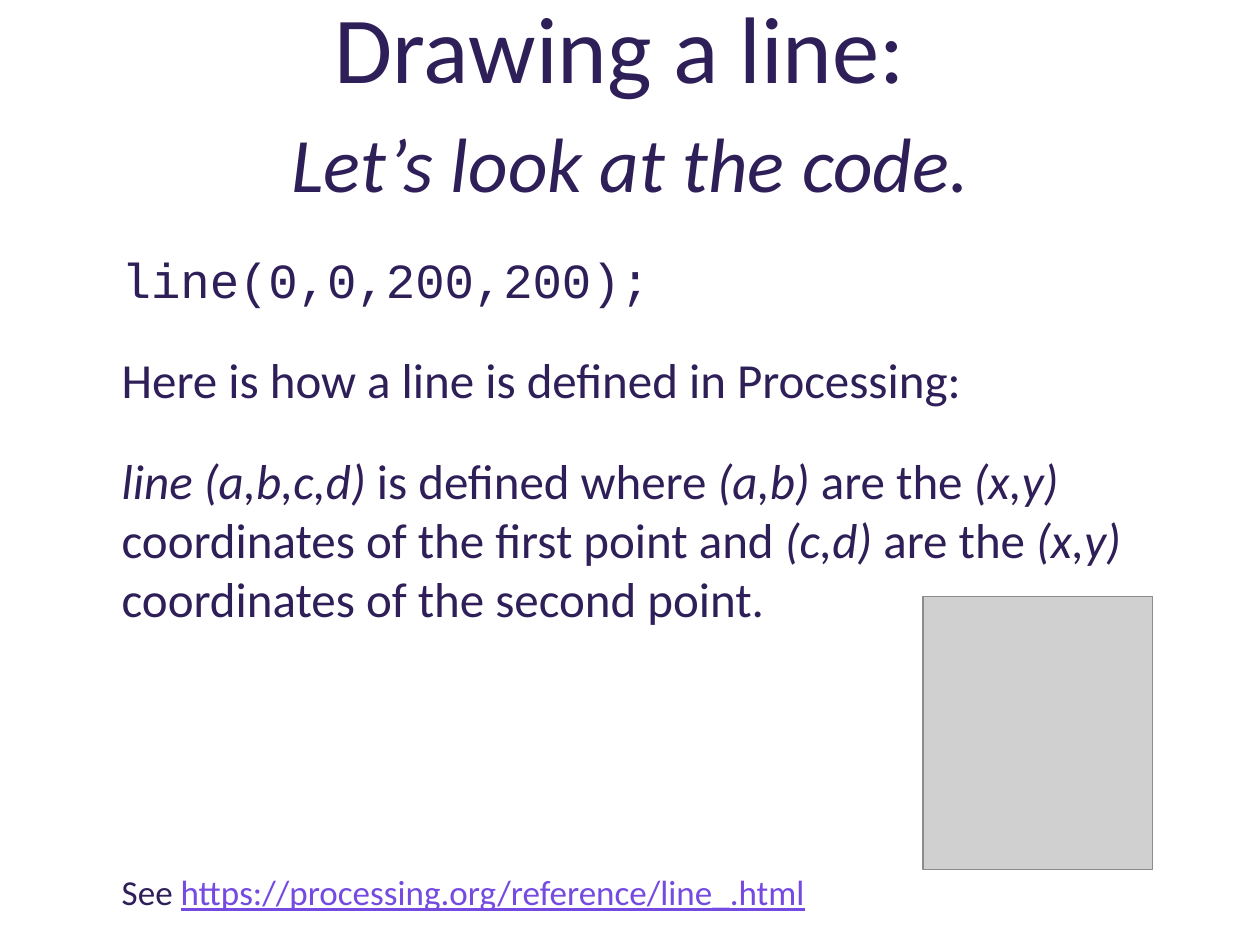
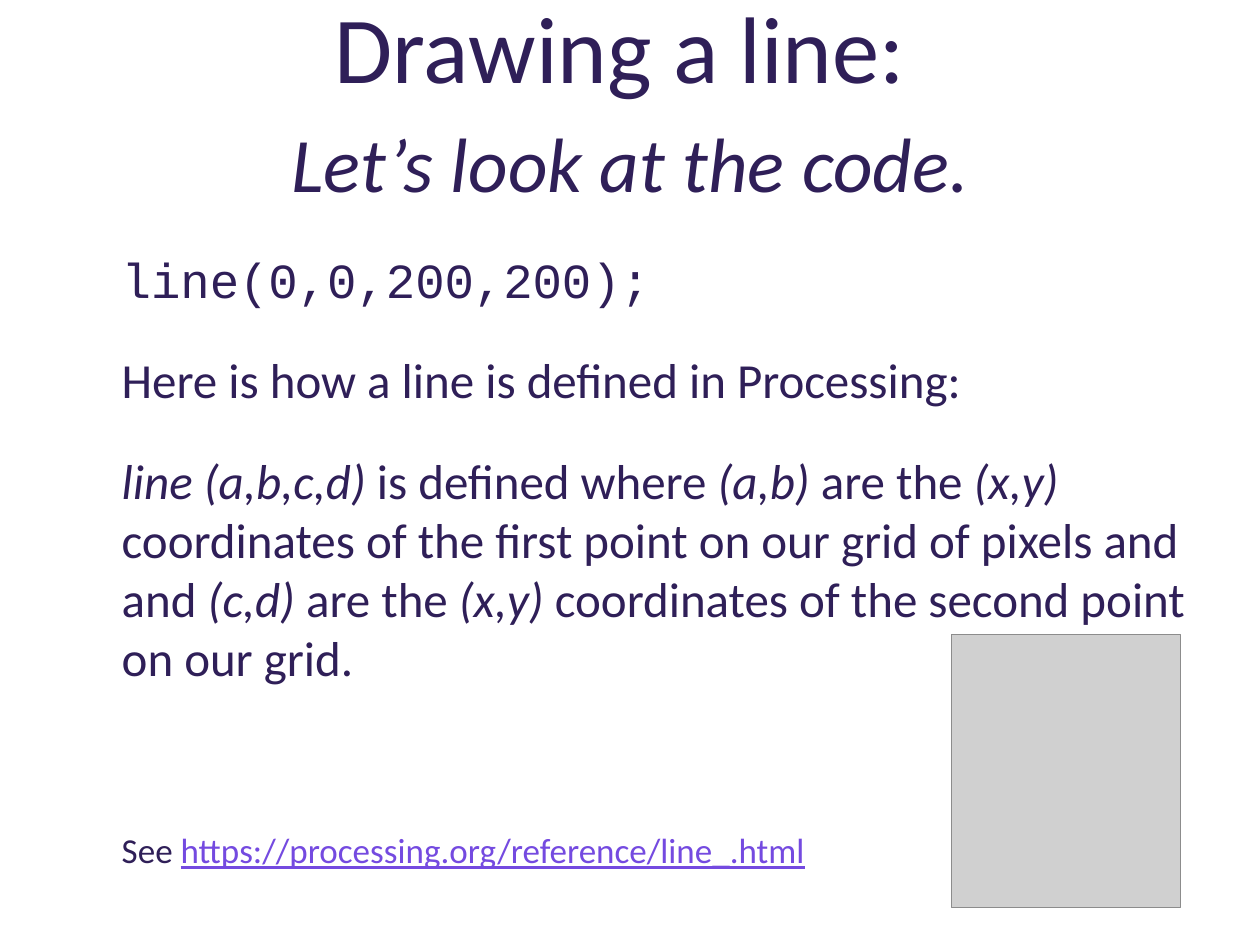
Before and after one commit to deenaengel/TF3_ProcessingSlides, a slide deck: slide 10 of Processing_Presentation_TF3_DE_notes.pptx (slide 9 before the commit). Drawn at 1260x945 pixels with LibreOffice and Linux fonts; fonts in the diff are those of the drawing; grey boxes stand for pictures; background and template pictures are left out. Boxes give left, top, right and bottom in pixels: in the first picture for what was removed or moved away, otherwise in the second. Text is boxed around its words. In the diff, an @@ line names an element or a change of style, - is before the commit and + after.

```diff
--- a/Processing_Presentation_TF3_DE_notes.pptx
+++ b/Processing_Presentation_TF3_DE_notes.pptx
@@ text at <box>122,463,1184,685</box>: text changed @@
-line (a,b,c,d) is defined where (a,b) are the (x,y) coordinates of the first point and (c,d) are the (x,y) coordinates of the second point.
+line (a,b,c,d) is defined where (a,b) are the (x,y) coordinates of the first point on our grid of pixels and and (c,d) are the (x,y) coordinates of the second point on our grid.
@@ picture: place and size @@
-picture at <box>924,597,1153,871</box>
+picture at <box>951,635,1181,908</box>
```
Also in this commit, not shown: 15 other slides changed, 1 slide added.
